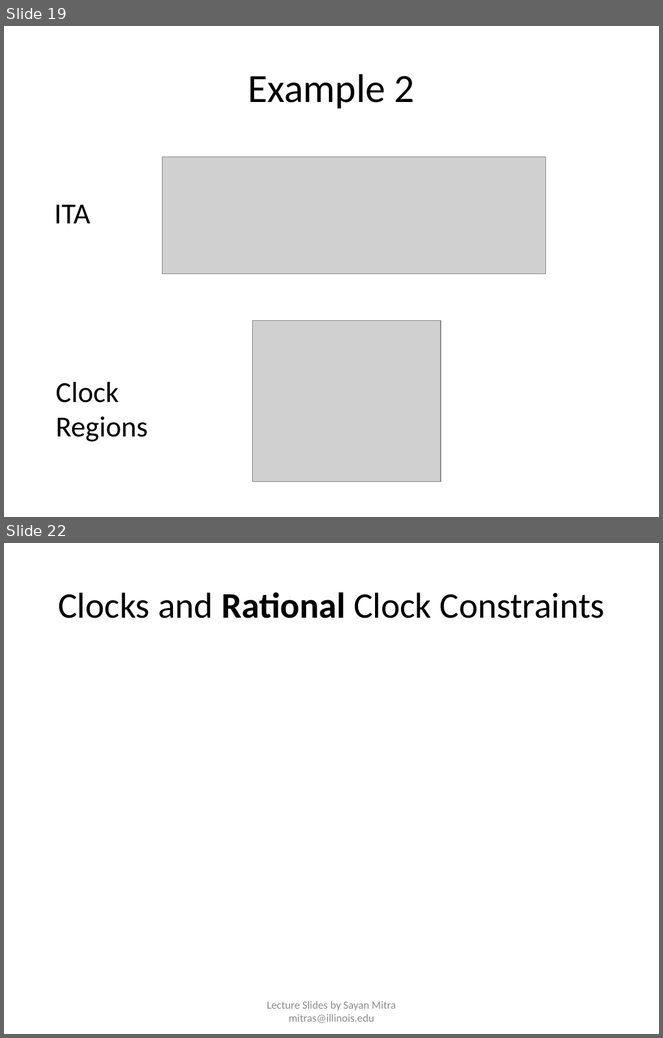
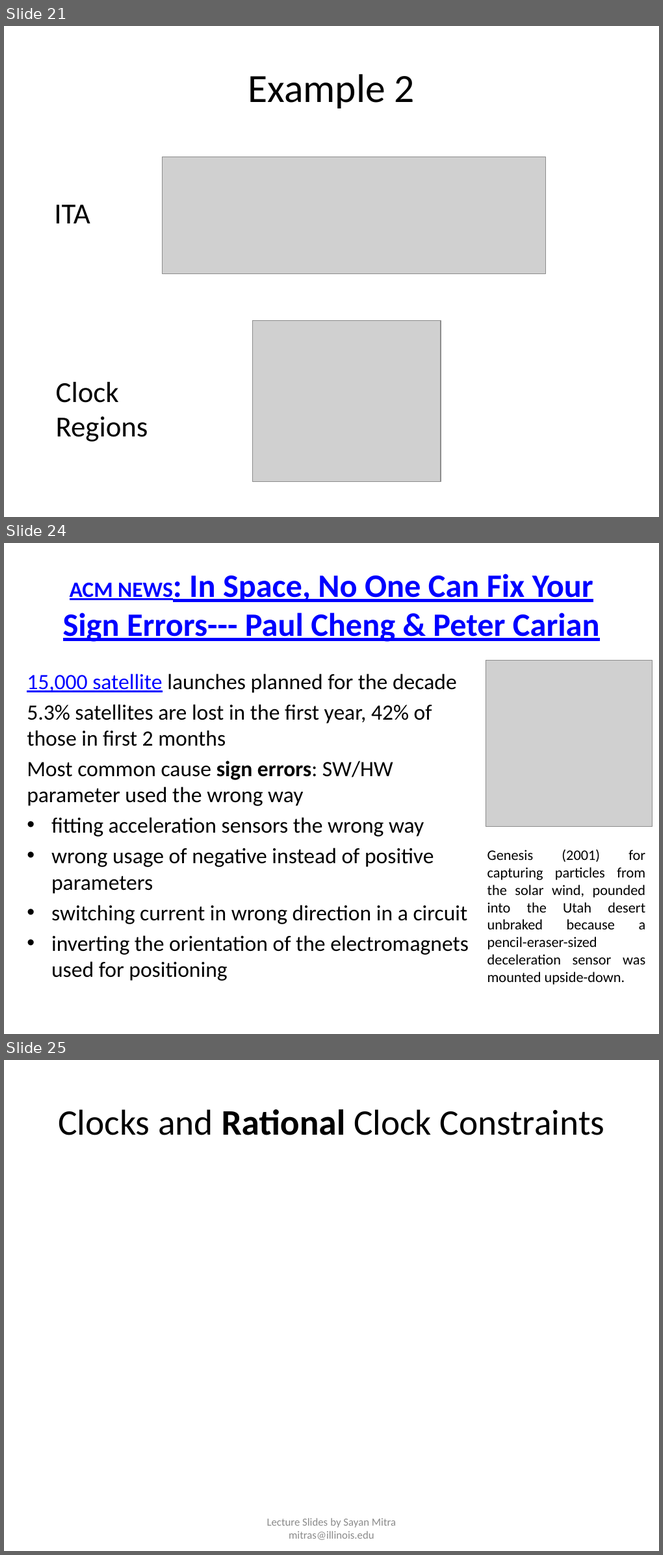
Before and after one commit to sayanmitracode/cpsbooksite, a slide deck: Slides/ReachabilityTimedAutomata21.pptx. Shown one above the other, each under a label of ours: slides 19 and 22 before the commit, slides 21, 24 and 25 after it; the slides between them are not shown. The pictures are 663x1038 and 663x1555 pixels, drawn with LibreOffice and Linux fonts; fonts in the diff are those of the drawing; grey boxes stand for pictures. Boxes give left, top, right and bottom in pixels: in the first picture for what was removed or moved away, otherwise in the second. Text is boxed around its words. In the diff, an @@ line names an element or a change of style, - is before the commit and + after.

```diff
--- a/Slides/ReachabilityTimedAutomata21.pptx
+++ b/Slides/ReachabilityTimedAutomata21.pptx
@@ slide 24 added at (x1=4, y1=543, x2=659, y2=1034), background #FFFFFF @@
@@ title added at (x1=63, y1=574, x2=600, y2=642), 36 pt, text #0000FF, bold, underline @@
+ACM NEWS: In Space, No One Can Fix Your Sign Errors--- Paul Cheng & Peter Carian
@@ text added at (x1=27, y1=674, x2=469, y2=981), 24 pt, text #000000 @@
+15,000 satellite launches planned for the decade
+5.3% satellites are lost in the first year, 42% of those in first 2 months
+Most common cause sign errors: SW/HW parameter used the wrong way
+• fitting acceleration sensors the wrong way
+• wrong usage of negative instead of positive parameters
+• switching current in wrong direction in a circuit
+• inverting the orientation of the electromagnets used for positioning
@@ picture added at (x1=486, y1=660, x2=653, y2=826) @@
@@ text added at (x1=488, y1=850, x2=646, y2=985), 16 pt, text #000000 @@
+Genesis (2001) for capturing particles from the solar wind, pounded into the Utah desert unbraked because a pencil-eraser-sized deceleration sensor was mounted upside-down.
@@ what was slide 19 is now slide 21 @@
@@ what was slide 22 is now slide 25 @@
```
Also in this commit, not shown: 5 slides changed, 2 other slides added, 5 other files.
